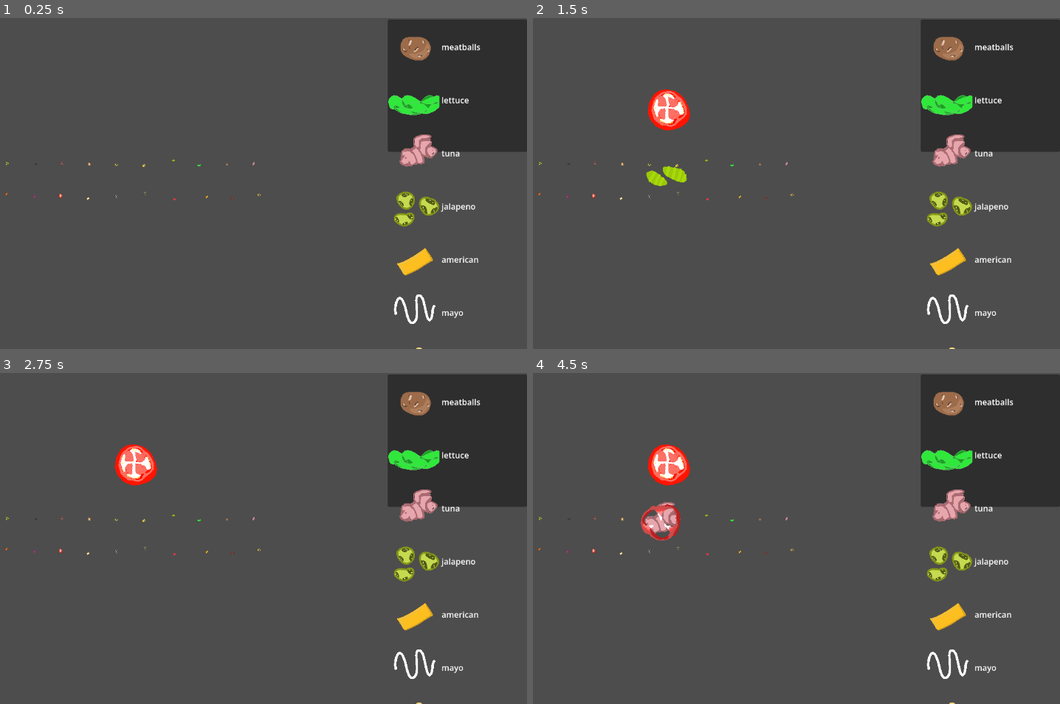
Above: before the commit, frames 1-4 (two rows, left to right).
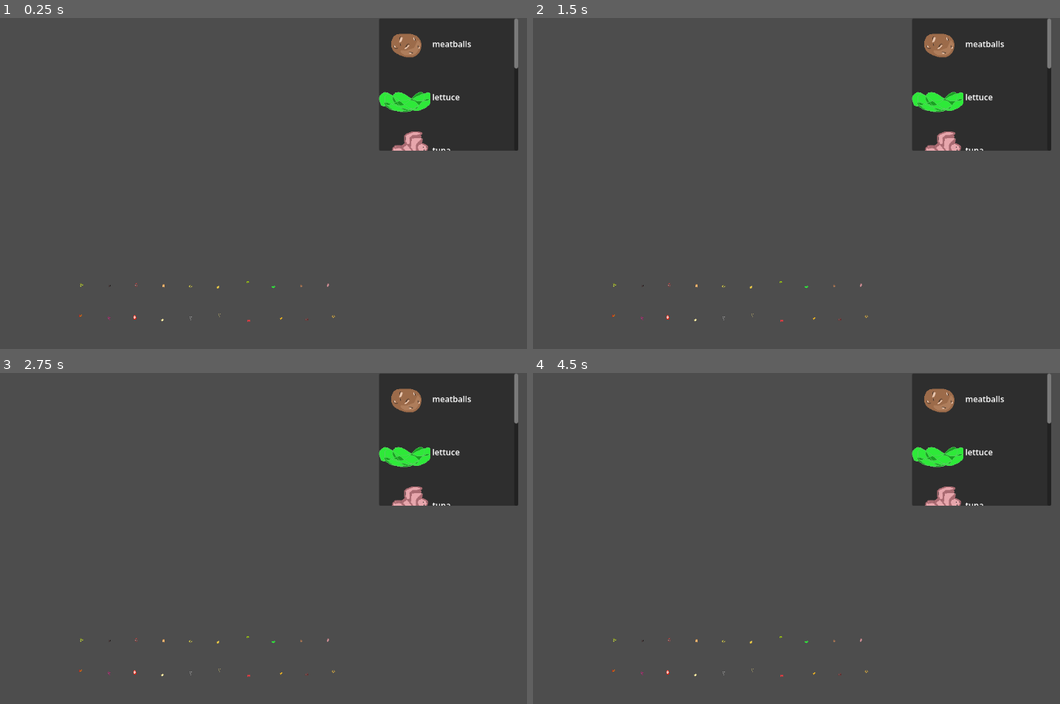
Above: after the commit, the same moments.

Repository: fwu10/github
Game: Godot game, scene res://main.tscn
Two runs of this game, one before a commit and one after it. Both use one fixed random seed, a clock stepped at 60 frames per second and the inputs below. This scene is started directly instead of the project's main scene.
Inputs (mouse positions are in pixels of both pictures, inside the frame that each line leads up to):
- Up to frame 1 (0.25 s): no input
- Up to frame 2 (1.5 s): tap Enter at 0.5 s; drag from (596, 196) to (680, 107) at 0.52 s; tap Space at 1.25 s; drag from (706, 160) to (596, 196) at 1.27 s
- Up to frame 3 (2.75 s): move the mouse to (36, 551) at 2.02 s; click (36, 551) at 2.17 s
- Up to frame 4 (4.5 s): tap Enter at 2.75 s; drag from (538, 518) to (706, 515) at 2.77 s; drag from (569, 518) to (785, 518) at 3.52 s; drag from (596, 518) to (785, 518) at 4.27 s

The runs differ from the first frame. In frame 1, 4.3% of the frame differs, in the area x 0-100%, y 0-100%; in frame 2, 5.3%; in frame 3, 5.0%; in frame 4, 5.6%.

Commit message:
Order Board Completed

Diff:
--- a/new-deli/ingredients.tscn
+++ b/new-deli/ingredients.tscn
@@ -10,7 +10,8 @@
 script = ExtResource("1_wtcfe")
 
 [node name="AnimatedSprite2D" type="AnimatedSprite2D" parent="." unique_id=815411615]
-position = Vector2(-4, 6)
+position = Vector2(-1, 2.5)
+scale = Vector2(0.94, 0.93)
 sprite_frames = ExtResource("2_hhmh7")
 animation = &"lettuce"
 
--- a/new-deli/main.tscn
+++ b/new-deli/main.tscn
@@ -14,89 +14,89 @@
 [node name="Bench1" type="Node2D" parent="." unique_id=1483968556]
 
 [node name="sandwich" parent="Bench1" unique_id=1215365694 instance=ExtResource("2_0xm2m")]
-position = Vector2(416, 177)
+position = Vector2(561, 415)
 
 [node name="required_ingredients" parent="Bench1" unique_id=1535754744 groups=["order_board"] instance=ExtResource("4_7mycd")]
-position = Vector2(629, -165)
+position = Vector2(612, -167)
 
 [node name="tomato" parent="Bench1" unique_id=461560794 instance=ExtResource("1_ig7tw")]
-position = Vector2(241, 348)
+position = Vector2(386, 586)
 ingredient_type = "tomato"
 
 [node name="pickles" parent="Bench1" unique_id=1965745833 instance=ExtResource("1_ig7tw")]
-position = Vector2(462, 278)
+position = Vector2(607, 516)
 ingredient_type = "pickles"
 
 [node name="onions" parent="Bench1" unique_id=2131316429 instance=ExtResource("1_ig7tw")]
-position = Vector2(191, 348)
+position = Vector2(336, 586)
 ingredient_type = "onions"
 
 [node name="jalapenos" parent="Bench1" unique_id=1748117359 instance=ExtResource("1_ig7tw")]
-position = Vector2(137, 284)
+position = Vector2(282, 522)
 ingredient_type = "jalapeno"
 
 [node name="olives" parent="Bench1" unique_id=921865410 instance=ExtResource("1_ig7tw")]
-position = Vector2(192, 285)
+position = Vector2(337, 523)
 ingredient_type = "olives"
 
 [node name="capcicum" parent="Bench1" unique_id=668002391 instance=ExtResource("1_ig7tw")]
-position = Vector2(244, 284)
+position = Vector2(389, 522)
 ingredient_type = "capcicum"
 
 [node name="steak" parent="Bench1" unique_id=1079962756 instance=ExtResource("1_ig7tw")]
-position = Vector2(577, 352)
+position = Vector2(722, 590)
 ingredient_type = "steak"
 
 [node name="chicken" parent="Bench1" unique_id=861367503 instance=ExtResource("1_ig7tw")]
-position = Vector2(297, 286)
+position = Vector2(442, 524)
 ingredient_type = "chicken"
 
 [node name="tuna" parent="Bench1" unique_id=1299016641 instance=ExtResource("1_ig7tw")]
-position = Vector2(618, 285)
+position = Vector2(763, 523)
 ingredient_type = "tuna"
 
 [node name="meatballs" parent="Bench1" unique_id=1633979613 instance=ExtResource("1_ig7tw")]
-position = Vector2(566, 286)
+position = Vector2(711, 524)
 ingredient_type = "meatballs"
 
 [node name="cheddar" parent="Bench1" unique_id=1222944189 instance=ExtResource("1_ig7tw")]
-position = Vector2(404, 287)
+position = Vector2(549, 525)
 ingredient_type = "cheddar"
 
 [node name="american" parent="Bench1" unique_id=663178595 instance=ExtResource("1_ig7tw")]
-position = Vector2(527, 349)
+position = Vector2(672, 587)
 ingredient_type = "american"
 
 [node name="edam" parent="Bench1" unique_id=1639008825 instance=ExtResource("1_ig7tw")]
-position = Vector2(295, 351)
+position = Vector2(440, 589)
 ingredient_type = "edam"
 
 [node name="ketchup" parent="Bench1" unique_id=669465183 instance=ExtResource("1_ig7tw")]
-position = Vector2(464, 354)
+position = Vector2(609, 592)
 ingredient_type = "ketchup"
 
 [node name="mayo" parent="Bench1" unique_id=1499343112 instance=ExtResource("1_ig7tw")]
-position = Vector2(351, 350)
+position = Vector2(496, 588)
 ingredient_type = "mayo"
 
 [node name="aioli" parent="Bench1" unique_id=229283149 instance=ExtResource("1_ig7tw")]
-position = Vector2(407, 344)
+position = Vector2(552, 582)
 ingredient_type = "aioli"
 
 [node name="hot_sauce" parent="Bench1" unique_id=1529647703 instance=ExtResource("1_ig7tw")]
-position = Vector2(135, 344)
+position = Vector2(280, 582)
 ingredient_type = "hot_sauce"
 
 [node name="relish" parent="Bench1" unique_id=1784230018 instance=ExtResource("1_ig7tw")]
-position = Vector2(350, 287)
+position = Vector2(495, 525)
 ingredient_type = "relish"
 
 [node name="mustard" parent="Bench1" unique_id=723822450 instance=ExtResource("1_ig7tw")]
-position = Vector2(629, 346)
+position = Vector2(774, 584)
 ingredient_type = "mustard"
 
 [node name="lettuce" parent="Bench1" unique_id=1064231243 instance=ExtResource("1_ig7tw")]
-position = Vector2(512, 287)
+position = Vector2(657, 525)
 ingredient_type = "lettuce"
 
 [node name="Area2D" type="Area2D" parent="." unique_id=276369202]
--- a/new-deli/moving_ingredient.gd
+++ b/new-deli/moving_ingredient.gd
@@ -50,3 +50,6 @@
 	if area.is_in_group("sandwich"):
 		on_sandwich = false
 		remove_from_group("on_sandwich")
+		var board = get_tree().get_first_node_in_group("order_board")
+		if board:
+			board.mark_unplaced(ingredient_type)
--- a/new-deli/order_item.gd
+++ b/new-deli/order_item.gd
@@ -16,3 +16,9 @@
 		return
 	is_completed = true
 	label.add_theme_color_override("font_color", Color.GREEN)
+
+func mark_incomplete() -> void:
+	if not is_completed:
+		return
+	is_completed = false
+	label.add_theme_color_override("font_color", Color.WHITE)
--- a/new-deli/required_ingredients.gd
+++ b/new-deli/required_ingredients.gd
@@ -3,10 +3,10 @@
 var required_ingredients: Dictionary = {}
 var placed_ingredients: Dictionary = {}
 var order_ui: Dictionary = {}
-var all_ingredients_types:= ["tomato", "lettuce","chedder","american","pickles","onions","jalapeno","olives","steak","chicken","tuna","meatballs","capcicum","edam"]
+var all_ingredients_types:= ["tomato", "lettuce","cheddar","american","pickles","onions","jalapeno","olives","steak","chicken","tuna","meatballs","capcicum","edam"]
 var all_sauce_types:= ["ketchup","mayo","aioli","mustard","hot_sauce","relish"]
 
-@onready var vbox = $Control/Panel/VBoxContainer
+@onready var vbox = $Control/Panel/ScrollContainer/VBoxContainer
 var order_item_scene = preload("res://order_item.tscn")
 # Called when the node enters the scene tree for the first time.
 func _ready() -> void:
@@ -21,7 +21,11 @@
 		var item = order_item_scene.instantiate()
 		vbox.add_child(item)
 		item.setup(type)
-		order_ui[type] = item
+
+		if not order_ui.has(type):
+			order_ui[type] = []
+		order_ui[type].append(item)
+
 func _generate_sauce() -> void:
 	var num_ingredients = 2
 	for i in num_ingredients:
@@ -30,12 +34,33 @@
 		var item = order_item_scene.instantiate()
 		vbox.add_child(item)
 		item.setup(type)
-		order_ui[type] = item
+
+		if not order_ui.has(type):
+			order_ui[type] = []
+		order_ui[type].append(item)
 # Called every frame. 'delta' is the elapsed time since the previous frame.
 func _process(delta: float) -> void:
 	pass
 
 
 func mark_placed(type: String) -> void:
-	if order_ui.has(type):
-		order_ui[type].mark_complete()
+	if not order_ui.has(type):
+		return
+	var count = placed_ingredients.get(type, 0)
+	if count < order_ui[type].size():
+		order_ui[type][count].mark_complete()
+		placed_ingredients[type] = count + 1
+
+func mark_unplaced(type: String) -> void:
+		if not order_ui.has(type):
+			return
+		var count = placed_ingredients.get(type, 0)
+		if count > 0:
+			order_ui[type][count - 1].mark_incomplete()
+			placed_ingredients[type] = count - 1
+
+func complete_order_board() -> void:
+	for type in required_ingredients:
+		if placed_ingredients.get(type, 0) < required_ingredients[type]:
+			return
+		print("order complete")
--- a/new-deli/required_ingredients.tscn
+++ b/new-deli/required_ingredients.tscn
@@ -15,6 +15,7 @@
 offset_right = 384.0
 offset_bottom = 269.0
 theme = SubResource("Theme_wto5j")
+metadata/_edit_use_anchors_ = true
 
 [node name="Panel" type="Panel" parent="Control" unique_id=1416051584]
 layout_mode = 0
@@ -22,10 +23,16 @@
 offset_top = 136.0
 offset_right = 475.0
 offset_bottom = 395.0
+metadata/_edit_use_anchors_ = true
 
-[node name="VBoxContainer" type="VBoxContainer" parent="Control/Panel" unique_id=2123913877]
-layout_mode = 0
-offset_left = 1.0
-offset_top = 4.0
-offset_right = 267.0
-offset_bottom = 261.0
+[node name="ScrollContainer" type="ScrollContainer" parent="Control/Panel" unique_id=172231772]
+layout_mode = 1
+anchors_preset = 15
+anchor_right = 1.0
+anchor_bottom = 1.0
+grow_horizontal = 2
+grow_vertical = 2
+
+[node name="VBoxContainer" type="VBoxContainer" parent="Control/Panel/ScrollContainer" unique_id=1062722290]
+layout_mode = 2
+metadata/_edit_use_anchors_ = true
